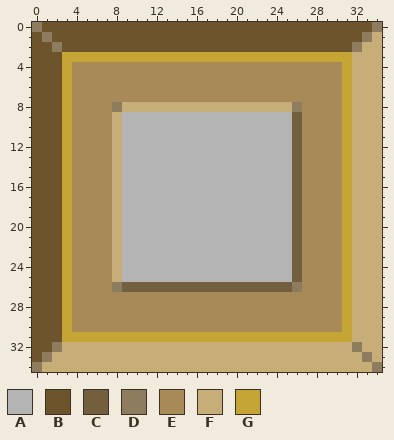
File history of a pixel-art sprite, deur.png. Above, as it was before the edit.
The file is 35x35 pixels. Colours within 5 levels of each other are drawn and written as one.
Palette (. is transparent): A #b4b4b4  B #6e542d  C #735e3e  D #8e7c5e  E #a78a58  F #c7ad77  G #c4a535
Once edited:
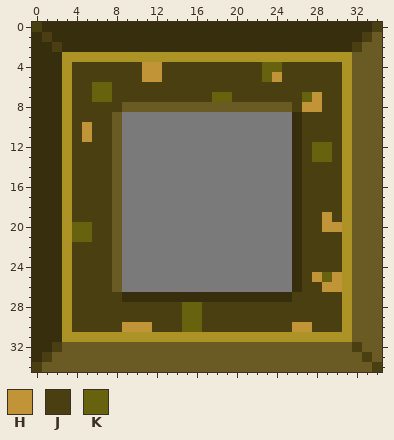
Colours new in this view: H #c29438  J #4a3f11  K #66620e
Changes in this commit:
Colour A changes from #b4b4b4 to #7a7a7a.
Colour B changes from #6e542d to #362e0d.
Colour F changes from #c7ad77 to #695b23.
Colour G changes from #c4a535 to #ad9225.
The edit turns colour C into colour A in row 26 at x 9 to 25.
The edit turns colour C into colour B in rows 9 to 25 at x 26.
The edit turns colour D into colour B in row 26 at x 26.
The edit turns colour E into colour B in row 27 at x 9 to 25.
The edit turns colour D into colour F in row 26 at x 8.
The edit turns colour E into colour H in row 4 at x 11 to 12; in row 5 at x 11 to 12 and 24; in row 7 at x 28; in row 8 at x 27 to 28; in rows 10 to 11 at x 5; in row 19 at x 29.
The edit turns colour E into colour H in row 20 at x 29 to 30; in row 25 at x 28 and 30; in row 26 at x 29 to 30; in row 30 at x 9 to 11 and 26 to 27.
The edit turns colour D into colour J in row 0 at x 0 and 34; in row 1 at x 1 and 33; in row 2 at x 2 and 32; in row 8 at x 8 and 26; in row 32 at x 2 and 32; in row 33 at x 1 and 33.
The edit turns colour D into colour J in row 34 at x 0 and 34.
The edit turns colour E into colour J in rows 4 to 5 at x 4 to 10, 13 to 22 and 25 to 30; in row 6 at x 4 to 5 and 8 to 30; in row 7 at x 4 to 5, 8 to 17, 20 to 26 and 29 to 30; in row 8 at x 4 to 7 and 29 to 30; in row 9 at x 4 to 7 and 27 to 30; in rows 10 to 11 at x 4, 6 to 7 and 27 to 30.
The edit turns colour E into colour J in rows 12 to 13 at x 4 to 7, 27 and 30; in rows 14 to 18 at x 4 to 7 and 27 to 30; in row 19 at x 4 to 7, 27 to 28 and 30; in row 20 at x 6 to 7 and 27 to 28; in row 21 at x 6 to 7 and 27 to 30; in rows 22 to 24 at x 4 to 7 and 27 to 30.
The edit turns colour E into colour J in row 25 at x 4 to 7 and 27; in row 26 at x 4 to 7 and 27 to 28; in row 27 at x 4 to 8 and 26 to 30; in rows 28 to 29 at x 4 to 14 and 17 to 30; in row 30 at x 4 to 8, 12 to 14, 17 to 25 and 28 to 30.
The edit turns colour E into colour K in row 4 at x 23 to 24; in row 5 at x 23; in row 6 at x 6 to 7; in row 7 at x 6 to 7, 18 to 19 and 27; in rows 12 to 13 at x 28 to 29; in rows 20 to 21 at x 4 to 5.
The edit turns colour E into colour K in row 25 at x 29; in rows 28 to 30 at x 15 to 16.
